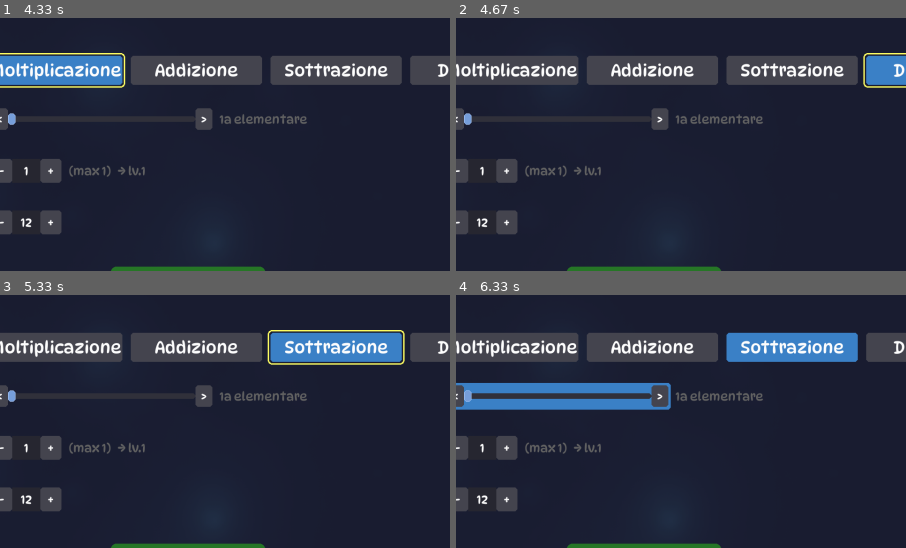
Above: before the commit, frames 1-4 (two rows, left to right).
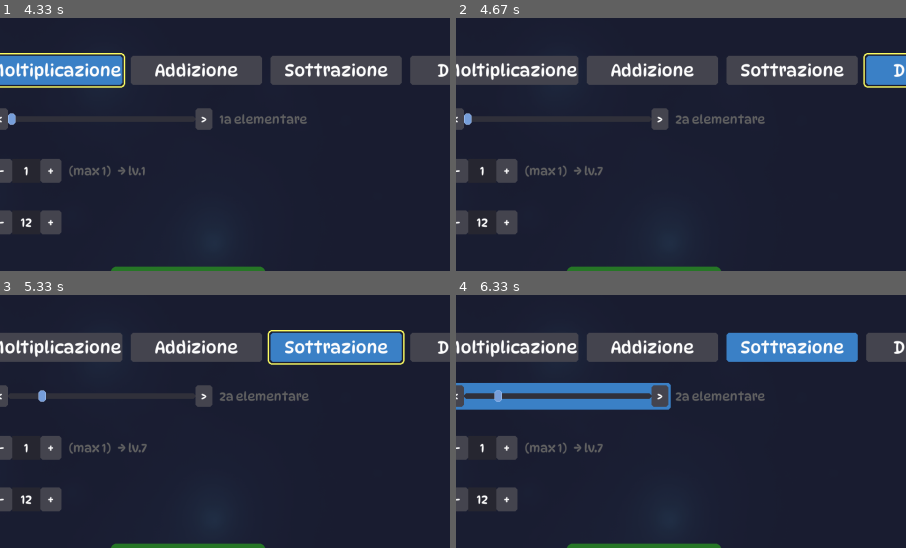
Above: after the commit, the same moments.

Repository: thefactor82/math-wizard
Game: pygame game, started from math-wizard.py
Two runs of this game, one before a commit and one after it. Both use one fixed random seed, a clock stepped at 60 frames per second and the inputs below.
Inputs (mouse positions are % of the whole screen's width and height, from its top left):
- Up to frame 1 (4.33 s): hold Right 0.33-0.8 s; move the mouse to (46, 55) at 0.37 s; hold Up 0.88-1.18 s; tap Enter at 1.22, 2.55, 4.12 s; tap Space at 1.55 s; tap 1 at 1.88 s; type "an" at 2.22 s; type "n" at 2.42 s; hold Right 2.72-3.18 s; click (37, 73) at 3.83 s
- Up to frame 2 (4.67 s): tap - at 4.45 s
- Up to frame 3 (5.33 s): hold Down 4.78-5.08 s; hold Up from 5.12 s (still down); tap - at 5.27 s
- Up to frame 4 (6.33 s): release Up at 5.48 s; hold Down 5.52-5.88 s; hold Up 5.92-6.22 s; hold Down from 6.25 s (still down)
The pictures show only the part of the screen within x 29-79%, y 17-67%; the shares and areas given below are measured in that part.

Frame 1 is identical in both runs. In frame 2, 0.4% of the frame differs, in the area x 31-69%, y 37-63%; in frame 3, 0.6%, in the area x 1-69%, y 37-63%; in frame 4, 0.6%.

Commit message:
feat: divisione starts at 2a elementare, 51 levels, min_dp=6, max_dp=36

Diff:
--- a/data/levels.json
+++ b/data/levels.json
@@ -1274,6 +1274,48 @@
     {
       "pool_a": "2-200",
       "pool_b": "8-40",
+      "min_value": 5,
+      "max_value": 50
+    },
+    {
+      "pool_a": "2-200",
+      "pool_b": "8-42",
+      "min_value": 5,
+      "max_value": 50
+    },
+    {
+      "pool_a": "2-200",
+      "pool_b": "9-42",
+      "min_value": 5,
+      "max_value": 50
+    },
+    {
+      "pool_a": "2-200",
+      "pool_b": "9-44",
+      "min_value": 5,
+      "max_value": 50
+    },
+    {
+      "pool_a": "2-200",
+      "pool_b": "10-44",
+      "min_value": 5,
+      "max_value": 50
+    },
+    {
+      "pool_a": "2-200",
+      "pool_b": "10-46",
+      "min_value": 5,
+      "max_value": 50
+    },
+    {
+      "pool_a": "2-200",
+      "pool_b": "10-48",
+      "min_value": 5,
+      "max_value": 50
+    },
+    {
+      "pool_a": "2-200",
+      "pool_b": "10-50",
       "min_value": 5,
       "max_value": 50
     }
--- a/math-wizard.py
+++ b/math-wizard.py
@@ -947,6 +947,7 @@
             self .auto_timeout =data .get ("auto_timeout",self .auto_timeout )
             self .initial_level =data .get ("livello_iniziale",self .initial_level )
             self .difficulty_position =data .get ("difficolta_posizione",self .difficulty_position )
+            self .difficulty_position =max (self .min_difficulty_position () ,min (self .max_difficulty_position () ,self .difficulty_position ))
             story_progress =data .get ("storia_progresso",self .story_progress )
             if isinstance (story_progress ,dict ):
                 for op ,val in story_progress .items ():
@@ -1193,6 +1194,11 @@
         total =len (LEVELS .get (self .config_story_operation ,[]))
         return max (0 ,total -self .num_story_levels )
 
+    def min_difficulty_position (self ):
+        if self .config_story_operation =="divisione":
+            return 6
+        return 0
+
     def max_initial_level (self ):
         if self .story_completed .get (self .config_story_operation ,False ):
             return self .num_story_levels -1
@@ -1203,10 +1209,11 @@
         if not hasattr (self ,'diff_bar_rect'):
             return
         bar =self .diff_bar_rect
-        max_dp =max (1 ,self .max_difficulty_position ())
+        min_dp =self .min_difficulty_position ()
+        max_dp =max (min_dp +1 ,self .max_difficulty_position ())
         ratio =(mx -bar .x )/max (1 ,bar .w )
-        new_pos =round (ratio *max_dp )
-        new_pos =max (0 ,min (max_dp ,new_pos ))
+        new_pos =round (min_dp +ratio *(max_dp -min_dp ))
+        new_pos =max (min_dp ,min (max_dp ,new_pos ))
         if new_pos !=self .difficulty_position :
             self .difficulty_position =new_pos
             self .initial_level =min (self .initial_level ,self .max_initial_level ())
@@ -1919,7 +1926,8 @@
                         ops =["moltiplicazione","addizione","sottrazione","divisione"]
                         idx =(ops .index (self .config_story_operation )+1 )%4
                         self .config_story_operation =ops [idx ]
-                        self .difficulty_position =min (self .difficulty_position ,self .max_difficulty_position ())
+                        min_dp =self .min_difficulty_position ()
+                        self .difficulty_position =max (min_dp ,min (self .difficulty_position ,self .max_difficulty_position ()))
                         self .initial_level =min (self .initial_level ,self .max_initial_level ())
                     elif self .options_cursor ==1 :
                         self .difficulty_position =min (self .max_difficulty_position (),self .difficulty_position +1 )
@@ -1934,10 +1942,11 @@
                         ops =["moltiplicazione","addizione","sottrazione","divisione"]
                         idx =(ops .index (self .config_story_operation )-1 )%4
                         self .config_story_operation =ops [idx ]
-                        self .difficulty_position =min (self .difficulty_position ,self .max_difficulty_position ())
+                        min_dp =self .min_difficulty_position ()
+                        self .difficulty_position =max (min_dp ,min (self .difficulty_position ,self .max_difficulty_position ()))
                         self .initial_level =min (self .initial_level ,self .max_initial_level ())
                     elif self .options_cursor ==1 :
-                        self .difficulty_position =max (0 ,self .difficulty_position -1 )
+                        self .difficulty_position =max (self .min_difficulty_position (),self .difficulty_position -1 )
                         self .initial_level =min (self .initial_level ,self .max_initial_level ())
                     elif self .options_cursor ==2 :
                         self .initial_level =max (0 ,self .initial_level -1 )
@@ -2199,7 +2208,8 @@
                         if btn .collidepoint (mx ,my ):
                             self .options_cursor =0
                             self .config_story_operation =ops [i ]
-                            self .difficulty_position =min (self .difficulty_position ,self .max_difficulty_position ())
+                            min_dp =self .min_difficulty_position ()
+                            self .difficulty_position =max (min_dp ,min (self .difficulty_position ,self .max_difficulty_position ()))
                             self .initial_level =min (self .initial_level ,self .max_initial_level ())
                             self .save_profile_config ()
                             break
@@ -2207,7 +2217,7 @@
                 if hasattr (self ,'diff_bar_rect'):
                     if hasattr (self ,'diff_left_rect')and self .diff_left_rect .collidepoint (mx ,my ):
                         self .options_cursor =1
-                        self .difficulty_position =max (0 ,self .difficulty_position -1 )
+                        self .difficulty_position =max (self .min_difficulty_position (),self .difficulty_position -1 )
                         self .initial_level =min (self .initial_level ,self .max_initial_level ())
                         self .save_profile_config ()
                     elif hasattr (self ,'diff_right_rect')and self .diff_right_rect .collidepoint (mx ,my ):
@@ -3593,17 +3603,16 @@
         self .screen .blit (arr_l ,arr_l .get_rect (center =dl_rect .center ))
         self .screen .blit (arr_r ,arr_r .get_rect (center =dr_rect .center ))
         pygame .draw .rect (self .screen ,(50 ,50 ,60 ),(bar_x +arrow_l ,bar_y ,bar_w ,bar_h ),border_radius =6 )
-        max_dp =max (1 ,self .max_difficulty_position ())
-        if max_dp >0 :
-            ratio =self .difficulty_position /max_dp
-            ind_w =max (16 ,bar_w //max (8 ,max_dp +2 ))
-            ind_x =bar_x +arrow_l +int (ratio *(bar_w -ind_w ))
-            ind_rect =pygame .Rect (ind_x ,bar_y -6 ,ind_w ,bar_h +12 )
-            self .diff_indicator_rect =ind_rect
-            pygame .draw .rect (self .screen ,(120 ,160 ,220 ),ind_rect ,border_radius =6 )
-            pygame .draw .rect (self .screen ,(180 ,210 ,255 ),ind_rect ,1 ,border_radius =6 )
-        else :
-            self .diff_indicator_rect =None
+        min_dp =self .min_difficulty_position ()
+        max_dp =max (min_dp +1 ,self .max_difficulty_position ())
+        dp_range =max (1 ,max_dp -min_dp )
+        ratio =(self .difficulty_position -min_dp )/dp_range
+        ind_w =max (16 ,bar_w //max (8 ,dp_range +2 ))
+        ind_x =bar_x +arrow_l +int (ratio *(bar_w -ind_w ))
+        ind_rect =pygame .Rect (ind_x ,bar_y -6 ,ind_w ,bar_h +12 )
+        self .diff_indicator_rect =ind_rect
+        pygame .draw .rect (self .screen ,(120 ,160 ,220 ),ind_rect ,border_radius =6 )
+        pygame .draw .rect (self .screen ,(180 ,210 ,255 ),ind_rect ,1 ,border_radius =6 )
         dp =self .difficulty_position
         if dp <=5 :
             diff_label ="1a elementare"
